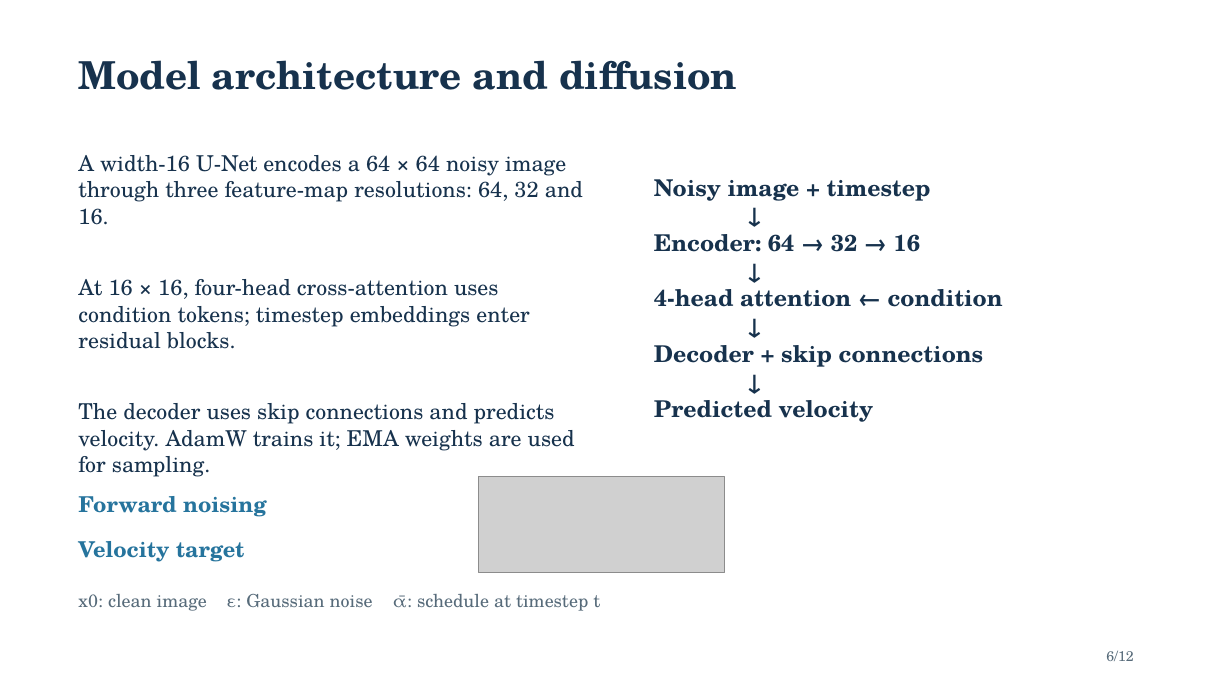
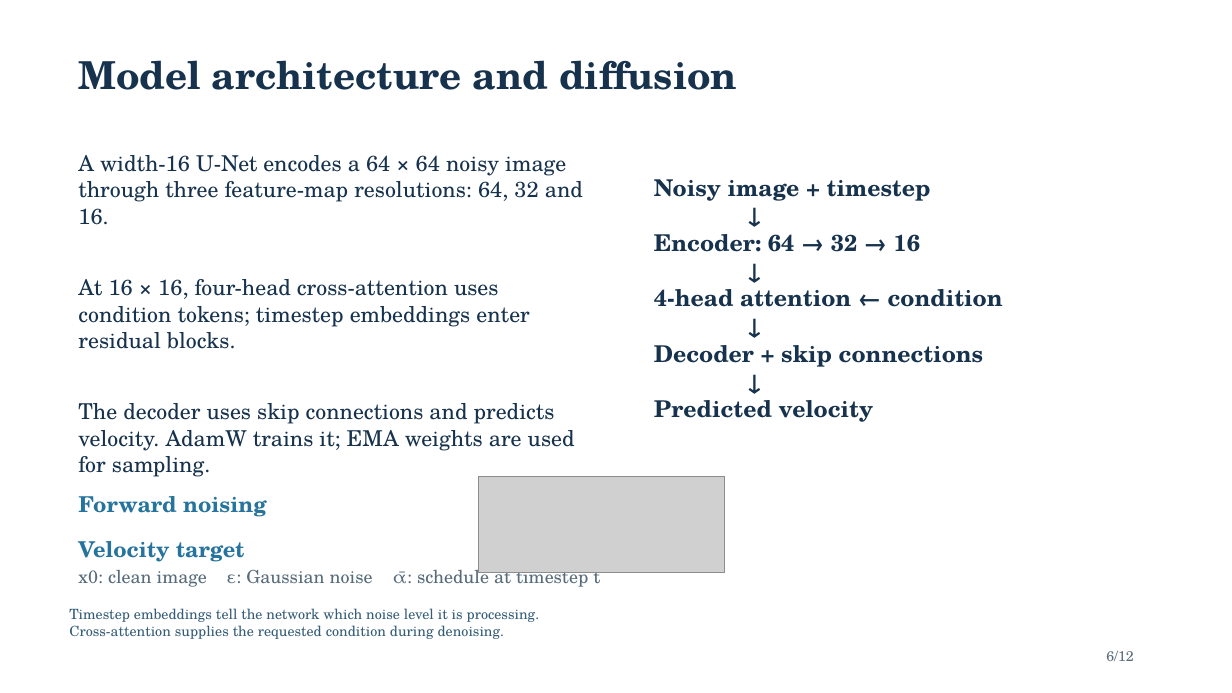
Before and after one commit to Space-Dev0/muadib, a slide deck: slide 6 of presentation/powerpoint/submission-final.pptx. Drawn at 1232x693 pixels with LibreOffice and Linux fonts; fonts in the diff are those of the drawing; grey boxes stand for pictures. Boxes give left, top, right and bottom in pixels: in the first picture for what was removed or moved away, otherwise in the second. Text is boxed around its words. In the diff, an @@ line names an element or a change of style, - is before the commit and + after.

Commit message:
docs: expand networking and presentation context
Add the six proposed hypotheses, protocol-layer details, throughput definitions, and the measured networking figure to the paper. Expand all twelve slides with additional explanations and describe the verified coordination, retry, and integrity mechanisms.

```diff
--- a/presentation/powerpoint/submission-final.pptx
+++ b/presentation/powerpoint/submission-final.pptx
@@ text "x0: clean image ε: Gaussian ..." rewrapped from box(78, 594, 600, 611) to box(78, 565, 600, 589) @@
@@ text added at box(69, 608, 540, 639), 11 pt, text #355D78 @@
+Timestep embeddings tell the network which noise level it is processing.
+Cross-attention supplies the requested condition during denoising.
```
Also in this commit, not shown: 11 other slides changed, 5 other files.
